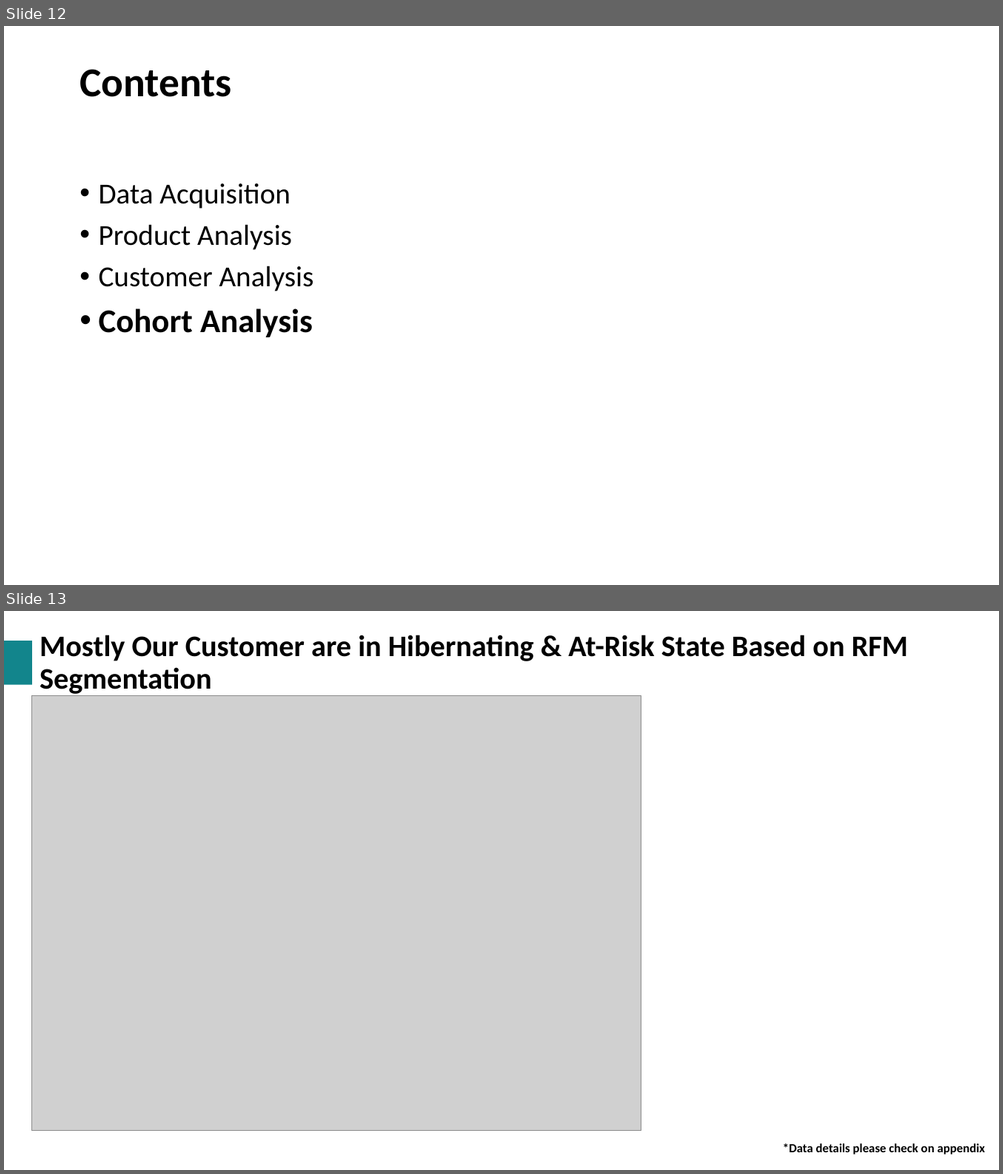
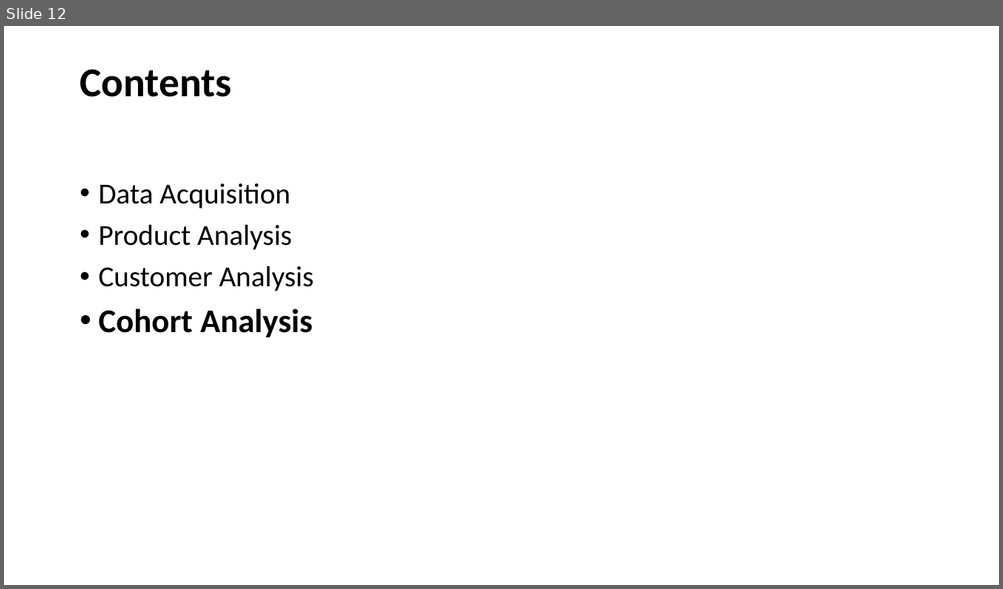
Before and after one commit to ihsannurfaqih/dsls2023, a slide deck: DE_mini_project/docs/DE Mini Project DSLS 2023_Ihsan Nur Faqih.pptx. Shown one above the other, each under a label of ours: slides 12 and 13 before the commit, slide 12 after it. The pictures are 1003x1174 and 1003x589 pixels, drawn with LibreOffice and Linux fonts; fonts in the diff are those of the drawing; grey boxes stand for pictures; background and template pictures are left out. Boxes give left, top, right and bottom in pixels: in the first picture for what was removed or moved away, otherwise in the second. Text is boxed around its words. In the diff, an @@ line names an element or a change of style, - is before the commit and + after.

```diff
--- a/DE_mini_project/docs/DE Mini Project DSLS 2023_Ihsan Nur Faqih.pptx
+++ b/DE_mini_project/docs/DE Mini Project DSLS 2023_Ihsan Nur Faqih.pptx
@@ slide 13 removed at box(4, 611, 999, 1170), background picture (left out) @@
@@ rectangle removed at box(4, 641, 32, 685) @@
@@ title removed at box(40, 635, 908, 696) @@
-Mostly Our Customer are in Hibernating & At-Risk State Based on RFM Segmentation
@@ picture removed at box(32, 696, 641, 1131) @@
@@ text removed at box(782, 1144, 985, 1155) @@
-*Data details please check on appendix
```
Also in this commit, not shown: 11 slides added, 4 other files.
